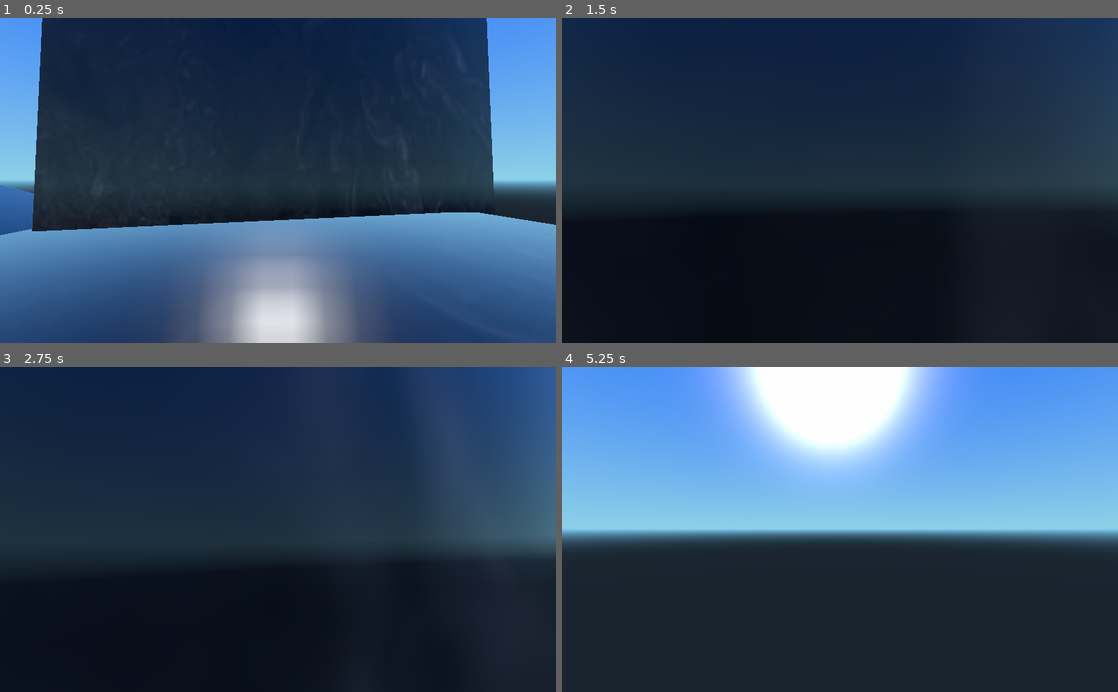
Above: before the commit, frames 1-4 (two rows, left to right).
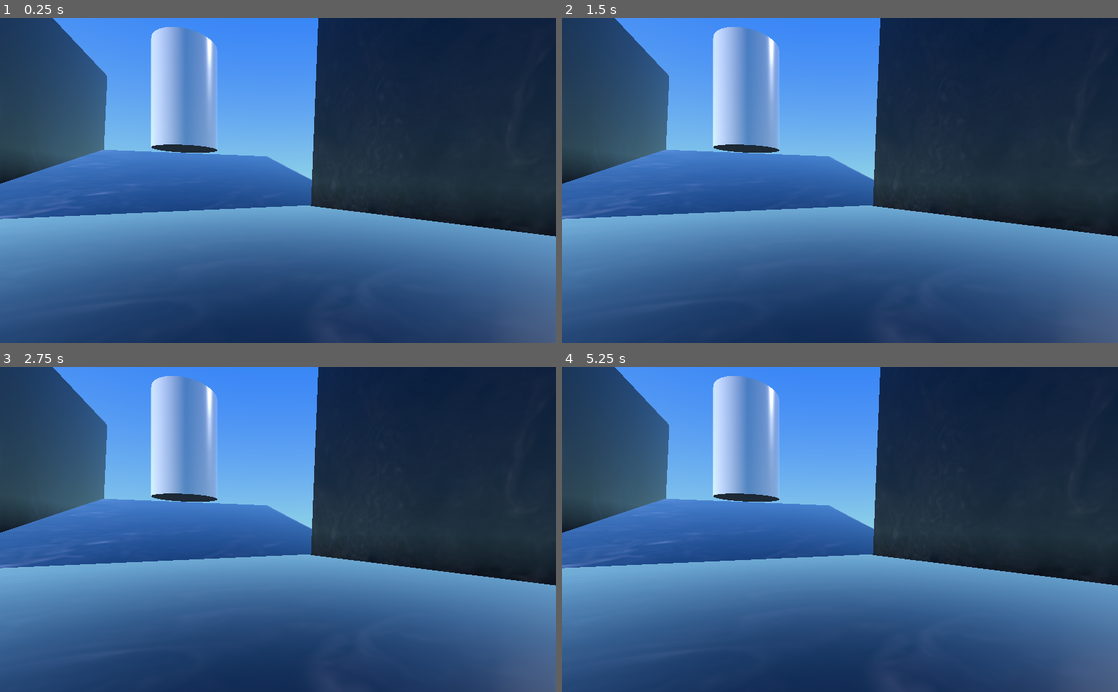
Above: after the commit, the same moments.

Repository: hashalon/Medieval
Game: Godot game, scene res://base.tscn
The game is run twice, just before and just after one commit, with the same random seed, the same clock (stepped at 60 frames per second) and the same inputs.
Inputs (mouse positions are in pixels of both pictures, inside the frame that each line leads up to):
- Up to frame 1 (0.25 s): no input
- Up to frame 2 (1.5 s): tap Enter at 0.5 s; move the mouse to (867, 180) at 0.52 s; press the mouse at (867, 180) at 0.53 s; hold W (up) from 0.53 s (still down); tap Space (jump) at 0.77, 0.8, 1.07, 1.35 s; move the mouse to (812, 180) at 1.27 s; release the mouse at (812, 180) at 1.28 s
- Up to frame 3 (2.75 s): keep holding W (up); tap Space (jump) at 1.52, 1.82, 2, 2.3 s; click (250, 529) at 1.55 s; move the mouse to (289, 523) at 2.02 s; press the mouse at (289, 523) at 2.03 s
- Up to frame 4 (5.25 s): keep holding W (up); move the mouse to (834, 536) at 2.77 s; release the mouse at (834, 536) at 2.78 s; right-click (834, 536) at 2.85 s; tap Space (jump) at 3.02, 3.32, 3.77, 3.8, 4.07, 4.35, 4.52, 4.82, 5 s; click (834, 536) at 3.05 s; tap Enter at 3.5 s; move the mouse to (878, 532) at 3.52 s; press the mouse at (878, 532) at 3.53 s; move the mouse to (795, 526) at 4.27 s; release the mouse at (795, 526) at 4.28 s; click (795, 526) at 4.55 s; move the mouse to (845, 529) at 5.02 s; press the mouse at (845, 529) at 5.03 s

The runs differ from the first frame. In frame 1, 56% of the frame differs, in the area x 0-100%, y 0-100%; in frame 2, 72%; in frame 3, 85%; in frame 4, 90%.
Error after the commit: Parse Error: The identifier "damage" isn't declared in the current scope. (res://character/dragonewt/Dragonewt.gd:67)

Commit message:
finished projectiles

Diff:
--- a/base.gd
+++ b/base.gd
@@ -1,8 +1,30 @@
 extends Node
 
+# store all characters in the scene here
+var _characters = {}
+
 func _ready():
+	pass
+
+func _process(delta):
 	#$Camera.make_current()
 	pass
+
+func add_character(character):
+	_characters[character] = true
+
+func remove_character(character):
+	_characters.erase(character)
+
+# return the list of characters of specified team in the given radius
+func get_characters(team, position, radius):
+	var out = []
+	for c in _characters:
+		if c.team == team and position.distance_to(c.global_transform.origin) < radius:
+			out.append(c)
+	return out
+
+#func _ready():
 #	var new_player = preload('res://player/Player.tscn').instance()
 #	var id = get_tree().get_network_unique_id()
 #	new_player.name = str(id)
@@ -10,8 +32,3 @@
 #	get_tree().get_root().add_child(new_player)
 #	var info = Network.self_data
 #	new_player.init(info.name, info.position, false)
-
-
-func _process(delta):
-	#$Camera.make_current()
-	pass
--- a/base.tscn
+++ b/base.tscn
@@ -3,7 +3,7 @@
 [ext_resource path="res://base.gd" type="Script" id=1]
 [ext_resource path="res://jupiter.png" type="Texture" id=2]
 [ext_resource path="res://character/Character.tscn" type="PackedScene" id=3]
-[ext_resource path="res://character/wizard/Wizard.tscn" type="PackedScene" id=4]
+[ext_resource path="res://character/dragonewt/Dragonewt.tscn" type="PackedScene" id=4]
 
 [sub_resource type="BoxShape" id=1]
 
@@ -71,7 +71,7 @@
 subdivide_height = 0
 subdivide_depth = 0
 
-[node name="Node" type="Node"]
+[node name="Node" type="Node" index="0"]
 
 script = ExtResource( 1 )
 
@@ -261,6 +261,7 @@
 near = 0.05
 far = 100.0
 
-[node name="Wizard" parent="." index="7" instance=ExtResource( 4 )]
-
-transform = Transform( 1, 0, 0, 0, 1, 0, 0, 0, 1, 0, 4.36938, 0 )
+[node name="Dragonewt" parent="." index="7" instance=ExtResource( 4 )]
+
+transform = Transform( 1, 0, 0, 0, 1, 0, 0, 0, 1, 0, 3.10317, 0 )
+fire_force = 2
--- a/character/Character.gd
+++ b/character/Character.gd
@@ -28,7 +28,7 @@
 var _jump_timer = 0                # reaction timer for jumping
 
 # nodes...
-onready var _root_node   = get_tree().get_root()
+onready var root_node    = get_tree().get_root()
 onready var _camera_node = $Camera
 onready var _feet_node   = $Feet
 onready var _model_node  = $Model
@@ -153,9 +153,19 @@
 
 ## public methods ##
 
-# add a push back force to the character
+# add force or damage the character
 func add_force(force):
 	_push_force += force
+
+func add_damage(damage):
+	health -= damage
+	if health < 0: health = 0
+
+# add force and damages to the character
+func apply_damage(damage, force):
+	_push_force += force
+	health      -= damage
+	if health < 0: health = 0
 
 # allow to set both head and body control in one call
 func set_head_body_move(v):
@@ -179,13 +189,12 @@
 func get_forward_look():
 	return _camera_node.global_transform.basis.xform(Vector3(0, 0, -1)).normalized()
 
-# return the position of the head in global space
-func get_head_position():
-	return _camera_node.global_transform.origin
-
-# return the basis of the head
-func get_head_basis():
-	return _camera_node.global_transform.basis
+# return position and rotation of the head
+func get_head_position(): return _camera_node.global_transform.origin
+func get_head_basis():    return _camera_node.global_transform.basis
+
+# return the emitter of the character (for projectiles)
+func get_emitter(): return _camera_node.global_transform.origin
 
 ## STATIC FUNCTIONS ##
 
--- /dev/null
+++ b/character/Projectile.gd
@@ -0,0 +1,32 @@
+extends RayCast
+
+export var move_speed = 10
+export var lifetime   = 5
+
+var _player   = null
+var _velocity = Vector3()
+
+const EPSILON_IMPULSE = 0.1
+
+func _process(delta):
+	# restrict the life time of the projectile
+	if lifetime > 0: lifetime -= delta
+	else: destroy()
+
+
+# the player who generated this projectile
+func initialize(player):
+	_player = player
+	# ignore collision with player who emitted the projectile
+	add_exception(_player)
+	# add the projectile to the scene
+	_player.root_node.add_child(self)
+	# set position and orientation of the projectile
+	global_transform.origin = _player.get_emitter()
+	global_transform.basis  = _player.get_head_basis()
+	# set movement of the projectile
+	_velocity = _player.get_forward_look() * move_speed
+
+# destroy the projectile once its life is over
+func destroy():
+	queue_free()
--- a/character/dragonewt/CannonBall.gd
+++ b/character/dragonewt/CannonBall.gd
@@ -1,20 +1,21 @@
-extends RayCast
+extends "res://character/Projectile.gd"
 
-export var lifetime   = 5
-export var move_speed = 30
-export var gravity    = 30
+export var gravity          = 30
+export var impact_damage    = 30
+export var impact_force     = 30
+export var explosion_damage = 20
+export var explosion_force  = 20
 
-var _player   = null
-var _velocity = Vector3()
+
+onready var _explosion_zone   = $Explosion
+onready var _explosion_radius = $Explosion/Radius.shape.radius
 
 func _ready():
-	pass
+	add_exception(_explosion_zone)
+
 
 # move projectile quickly
 func _physics_process(delta):
-	# restrict the life time of the projectile
-	if lifetime > 0: lifetime -= delta
-	else: explode()
 
 	# move the projectile
 	_velocity.y -= gravity * delta
@@ -26,20 +27,27 @@
 		var obj = get_collider()
 		if _player.is_enemy(obj):
 			# TODO: damage enemy
-			pass
-		explode()
 
+			# push back the enemy
+			var dir = _velocity.normalized()
+			if dir.y < EPSILON_IMPULSE: dir.y = EPSILON_IMPULSE
+			obj.apply_damage(impact_damage, dir * impact_force)
 
-# the player who generated this projectile
-func prepare(player):
-	_player = player
-	add_exception(player)
-	var dir = player.get_forward_look()
-	look_at(dir, Vector3(0, 1, 0))
-	global_transform.origin = player.get_head_position()
-	_velocity = dir * move_speed
+		destroy()
 
 # explode and damage enemies in the radius
-func explode():
-	print("BOOM!")
-	queue_free()
+func destroy():
+	# apply damage and force to all bodies in the explosion radius
+	var bodies = _explosion_zone.get_overlapping_bodies()
+	for body in bodies:
+		if _player.is_enemy(body):
+
+			# compute the ratio of exposition to the explosion
+			var vec   = body.global_transform.origin - global_transform.origin
+			var dist  = vec.length()
+			var power = (_explosion_radius - dist) / _explosion_radius
+
+			# damage the enemy and push him back
+			body.apply_damage(power * explosion_damage, vec.normalized() * power * explosion_force)
+
+	.destroy()
--- a/character/dragonewt/CannonBall.tscn
+++ b/character/dragonewt/CannonBall.tscn
@@ -11,6 +11,10 @@
 rings = 32
 is_hemisphere = false
 
+[sub_resource type="SphereShape" id=2]
+
+radius = 1.0
+
 [node name="CannonBall" type="RayCast"]
 
 enabled = true
@@ -18,9 +22,13 @@
 cast_to = Vector3( 0, 0, -1 )
 collision_mask = 1
 script = ExtResource( 1 )
+move_speed = 30
 lifetime = 5
-move_speed = 30
 gravity = 30
+impact_damage = 30
+impact_force = 30
+explosion_damage = 20
+explosion_force = 20
 
 [node name="model" type="MeshInstance" parent="." index="0"]
 
@@ -55,3 +63,31 @@
 skeleton = NodePath("..")
 material/0 = null
 _sections_unfolded = [ "Transform" ]
+
+[node name="Explosion" type="Area" parent="." index="2"]
+
+input_ray_pickable = false
+input_capture_on_drag = false
+space_override = 0
+gravity_point = false
+gravity_distance_scale = 0.0
+gravity_vec = Vector3( 0, -1, 0 )
+gravity = 9.8
+linear_damp = 0.1
+angular_damp = 1.0
+priority = 0.0
+monitoring = true
+monitorable = true
+collision_layer = 1
+collision_mask = 1
+audio_bus_override = false
+audio_bus_name = "Master"
+reverb_bus_enable = false
+reverb_bus_name = "Master"
+reverb_bus_amount = 0.0
+reverb_bus_uniformity = 0.0
+
+[node name="Radius" type="CollisionShape" parent="Explosion" index="0"]
+
+shape = SubResource( 2 )
+disabled = false
--- a/character/dragonewt/Dragonewt.gd
+++ b/character/dragonewt/Dragonewt.gd
@@ -2,6 +2,7 @@
 
 # attributes
 export var fire_damage     = 8
+export var fire_force      = 2
 export var cannon_pushback = 10.0
 export var hover_fall      = 0.1
 
@@ -15,11 +16,11 @@
 
 func _ready():
 	._ready()
-
 	# ignore self for each ray
 	for ray in _rays:
 		ray.add_exception(self)
 	_ray_length = abs(_rays[0].get_cast_to().z)
+
 
 # regular update function
 func _physics_process(delta):
@@ -31,8 +32,6 @@
 	# fire a large cannon-ball that explode on impact
 	elif Input.is_action_just_pressed('secondary'):
 		_cannon_ball()
-
-	#._physics_process(delta)
 
 	# allow the wizard to hover
 	if not is_grounded():
@@ -55,19 +54,17 @@
 		if ray.is_colliding():
 			var obj = ray.get_collider()
 			if is_enemy(obj):
-				var dist   = global_transform.origin.distance_to(ray.get_collision_point())
-				var damage = fire_damage * (_ray_length - dist) / _ray_length
+				var dist  = global_transform.origin.distance_to(ray.get_collision_point())
+				var ratio = (_ray_length - dist) / _ray_length
 
 				# cumulate damages
-				if characters.has(obj):
-					characters[obj] += damage
-				else:
-					characters[obj] = damage
+				if characters.has(obj): characters[obj] += ratio
+				else:                   characters[obj]  = ratio
 
 	# apply damages
-	for chr in characters:
-		var dmg = characters[chr]
-		print("damage " + str(dmg))
+	for character in characters:
+		var ratio = characters[character]
+		apply_damage(ratio * damage, get_forward_look() * ratio * fire_force)
 
 # fire a cannon-ball
 func _cannon_ball():
@@ -77,23 +74,4 @@
 
 	# create instance
 	var ball = _ball_scene.instance()
-	ball.prepare(self)
-	_root_node.add_child(ball)
-
-	# allow pushback only if touching the ground
-#	if _bolt_target.is_colliding():
-#		var obj = _bolt_target.get_collider()
-#		if obj.is_class("Character"): return
-#
-#		# check distance from target point to deduce the force to apply
-#		var point  = _bolt_target.get_collision_point()
-#		var origin = global_transform.origin
-#		point.y    = 0
-#		origin.y   = 0
-#		var dist   = origin.distance_to(point)
-#		if dist <= 0: return
-#
-#		# push the character backward
-#		var amp = bolt_pushback * (_bolt_distance - dist) / _bolt_distance
-#		var force = _camera_node.global_transform.basis.xform(Vector3(0, 0, amp))
-#		add_force(force)
+	ball.initialize(self)
--- a/character/knight/Knight.gd
+++ b/character/knight/Knight.gd
@@ -27,8 +27,8 @@
 const ALMOST_ONE = 0.99
 
 
-func _ready():
-	._ready()
+#func _ready():
+#	._ready()
 
 
 # regular update function
@@ -106,8 +106,7 @@
 		if is_enemy(obj):
 			var dir = _velocity.normalized()
 			if dir.y < EPSILON_IMPULSE: dir.y = EPSILON_IMPULSE
-			obj.add_force(dir * charge_force)
-			# TODO: damages
+			obj.apply_damage(charge_damage, dir * charge_force)
 
 
 # swipe the sword and push-damage the enemies
@@ -120,12 +119,10 @@
 	var bodies = _sword_zone.get_overlapping_bodies()
 	for body in bodies:
 		if is_enemy(body):
-			body.add_force(force)
 			# damage the character
-
-
+			body.apply_damage(sword_damage, force)
 
 ## public methods ##
-func add_force(force):
+func apply_damage(damage, force):
 	# TODO: check direction of force when shield is raised
-	.add_force(force)
+	.apply_damage(damage, force)
--- a/character/rogue/Arrow.gd
+++ b/character/rogue/Arrow.gd
@@ -1,35 +1,20 @@
-extends RayCast
+extends "res://character/Projectile.gd"
 
-export var lifetime   = 2
-export var move_speed = 100
-
-var _player   = null
-var _velocity = Vector3()
-
-func _ready():
-	pass
+export var impact_damage = 30
+export var impact_force  = 15.0
 
 func _physics_process(delta):
-	# restrict the life time of the projectile
-	if lifetime > 0: lifetime -= delta
-	else: queue_free()
-
 	# detect collisions
 	if is_colliding():
 		var obj = get_collider()
-		if obj.is_class("Character"):
+		if _player.is_enemy(obj):
 			# damage
-			pass
-		queue_free()
+
+			# push back the enemy
+			var dir = _velocity.normalized()
+			if dir.y < EPSILON_IMPULSE: dir.y = EPSILON_IMPULSE
+			obj.apply_damage(impact_damage, dir * impact_force)
+
+		destroy()
 	# move the projectile
 	global_translate(_velocity * delta)
-
-
-# the player who generated this projectile
-func prepare(player):
-	_player = player
-	add_exception(player)
-	var dir = player.get_forward_look()
-	look_at(dir, Vector3(0, 1, 0))
-	global_transform.origin = player.get_head_position()
-	_velocity = dir * move_speed
--- a/character/rogue/Rogue.gd
+++ b/character/rogue/Rogue.gd
@@ -14,8 +14,8 @@
 # projectile
 onready var _arrow_scene = load("res://character/rogue/Arrow.tscn")
 
-func _ready():
-	._ready()
+#func _ready():
+#	._ready()
 
 
 # regular update function
@@ -31,9 +31,7 @@
 	# fire an arrow
 	if Input.is_action_just_pressed('attack'):
 		var arrow = _arrow_scene.instance()
-		arrow.prepare(self)
-		_root_node.add_child(arrow)
-		pass
+		arrow.initialize(self)
 
 	# use grappling hook
 	if Input.is_action_just_pressed('secondary'):
--- a/character/wizard/MagicBall.gd
+++ b/character/wizard/MagicBall.gd
@@ -1,19 +1,13 @@
-extends RayCast
+extends "res://character/Projectile.gd"
 
-export var lifetime   = 10
-export var move_speed = 10
+export var contact_damage = 10
 
-var _player   = null
-var _velocity = Vector3()
+onready var _damage_zone = $Damage
 
 func _ready():
-	pass
+	add_exception(_damage_zone)
 
 func _physics_process(delta):
-	# restrict the life time of the projectile
-	if lifetime > 0: lifetime -= delta
-	else: queue_free()
-
 	# detect collisions
 	if is_colliding():
 		var obj = get_collider()
@@ -23,17 +17,11 @@
 	# move the projectile
 	global_translate(_velocity * delta)
 
-
-# the player who generated this projectile
-func prepare(player):
-	_player = player
-	add_exception(player)
-	var dir = player.get_forward_look()
-	#look_at(dir, Vector3(0, 1, 0))
-	# TODO: rotate directly via the spatial class !
-	global_transform.basis  = player.get_head_basis()
-	global_transform.origin = player.get_head_position()
-	_velocity = dir * move_speed
+	# get all bodies on the path of the magic ball
+	var bodies = _damage_zone.get_overlapping_bodies()
+	for body in bodies:
+		if _player.is_enemy(body):
+			body.add_damage(contact_damage) # damage enemy
 
 # make the ball bounce of the plane defined by the given normal
 func bounce(normal):
--- a/character/wizard/MagicBall.tscn
+++ b/character/wizard/MagicBall.tscn
@@ -11,15 +11,20 @@
 rings = 32
 is_hemisphere = false
 
-[node name="MagicBall" type="RayCast" index="0"]
+[sub_resource type="SphereShape" id=2]
+
+radius = 0.525128
+
+[node name="MagicBall" type="RayCast"]
 
 enabled = true
 exclude_parent = false
 cast_to = Vector3( 0, 0, -1 )
 collision_mask = 1
 script = ExtResource( 1 )
-lifetime = 10
 move_speed = 10
+lifetime = 5
+contact_damage = 10
 
 [node name="model" type="MeshInstance" parent="." index="0"]
 
@@ -54,3 +59,31 @@
 skeleton = NodePath("..")
 material/0 = null
 _sections_unfolded = [ "Transform" ]
+
+[node name="Damage" type="Area" parent="." index="2"]
+
+input_ray_pickable = false
+input_capture_on_drag = false
+space_override = 0
+gravity_point = false
+gravity_distance_scale = 0.0
+gravity_vec = Vector3( 0, -1, 0 )
+gravity = 9.8
+linear_damp = 0.1
+angular_damp = 1.0
+priority = 0.0
+monitoring = true
+monitorable = true
+collision_layer = 1
+collision_mask = 1
+audio_bus_override = false
+audio_bus_name = "Master"
+reverb_bus_enable = false
+reverb_bus_name = "Master"
+reverb_bus_amount = 0.0
+reverb_bus_uniformity = 0.0
+
+[node name="shape" type="CollisionShape" parent="Damage" index="0"]
+
+shape = SubResource( 2 )
+disabled = false
--- a/character/wizard/Wizard.gd
+++ b/character/wizard/Wizard.gd
@@ -1,9 +1,10 @@
 extends "res://character/Character.gd"
 
 # attributes
-export var bolt_damage      = 8
-export var downthrust_speed = 2.0
-export var impact_force     = 15.0
+export var bolt_damage       = 8
+export var downthrust_speed  = 2.0
+export var downthrust_damage = 20
+export var downthrust_force  = 15.0
 
 # private members
 var _is_downthrusting = false
@@ -15,8 +16,8 @@
 # projectile
 onready var _ball_scene = load("res://character/wizard/MagicBall.tscn")
 
-func _ready():
-	._ready()
+#func _ready():
+#	._ready()
 
 
 # regular update function
@@ -33,7 +34,6 @@
 	elif Input.is_action_just_pressed('jump') and not is_grounded():
 		_is_downthrusting = true
 		_velocity.y = -downthrust_speed
-		print("DOWN !")
 
 	# fire a lightning bolt (shotgun like)
 	elif Input.is_action_just_pressed('attack'):
@@ -54,16 +54,13 @@
 	var bodies = _bolt_zone.get_overlapping_bodies()
 	for body in bodies:
 		if is_enemy(body):
-			# Damage enemies
-			print("LIGHTNING BOLT!")
-			pass
+			body.add_damage(bolt_damage) # Damage enemies
 
 # throw a magic ball
 func _magic_ball():
 	# generate the ball
 	var ball = _ball_scene.instance()
-	ball.prepare(self)
-	_root_node.add_child(ball)
+	ball.initialize(self)
 
 # impact enemies when downthrusting
 func _impact_enemies():
@@ -77,8 +74,8 @@
 		if is_enemy(body):
 			var dir = (body.global_transform.origin - global_transform.origin).normalized()
 			dir.y = EPSILON_IMPULSE
-			body.add_force(dir * impact_force)
-			# TODO: damages
+			body.apply_damage(downthrust_damage, dir * downthrust_force)
 			impacted_one = true
 
+	# if atleast one have been impacted, we can bounce from it
 	return impacted_one
--- a/character/wizard/Wizard.tscn
+++ b/character/wizard/Wizard.tscn
@@ -100,7 +100,8 @@
 health = 100
 bolt_damage = 8
 downthrust_speed = 2.0
-impact_force = 15.0
+downthrust_damage = 20
+downthrust_force = 15.0
 
 [node name="Camera" type="Camera" parent="." index="0"]
 
Not shown: 1 places in character/dragonewt/CannonBall.tscn that only renumber resources
Not shown: 1 places in character/wizard/MagicBall.tscn that only renumber resources
